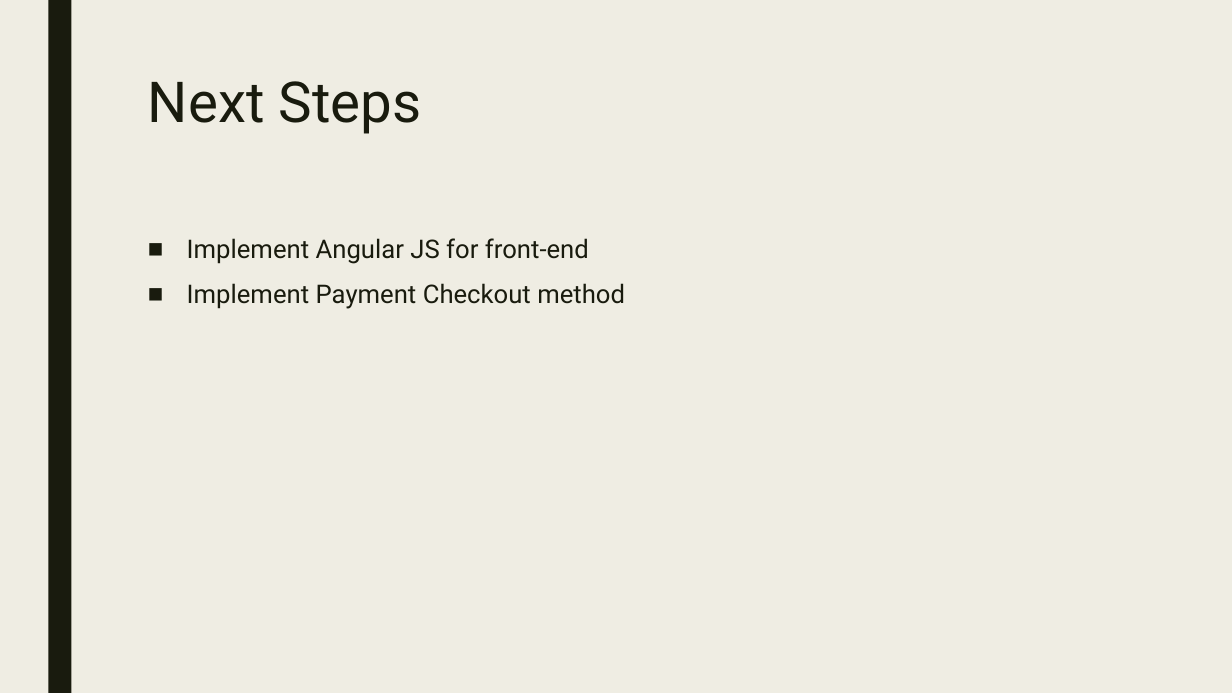
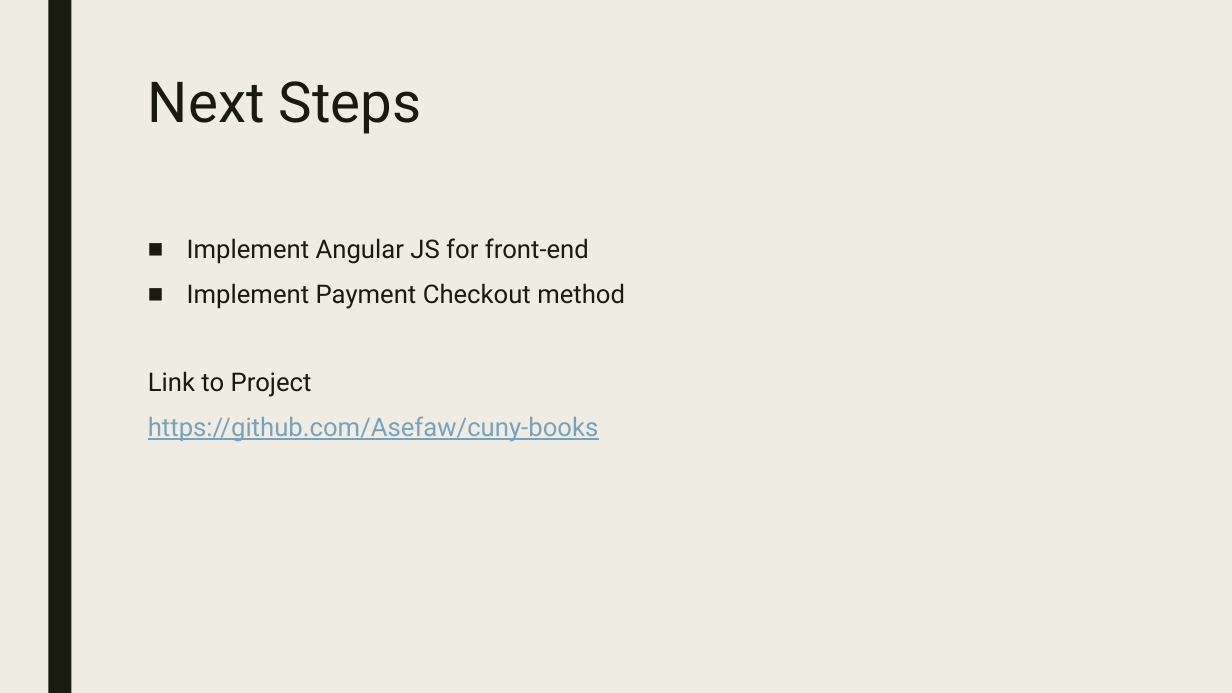
Before and after one commit to Asefaw/cuny-books, a slide deck: slide 6 of docs/Presentation.pptx. Drawn at 1232x693 pixels with LibreOffice and Linux fonts; fonts in the diff are those of the drawing. Boxes give left, top, right and bottom in pixels: in the first picture for what was removed or moved away, otherwise in the second. Text is boxed around its words. In the diff, an @@ line names an element or a change of style, - is before the commit and + after.

```diff
--- a/docs/Presentation.pptx
+++ b/docs/Presentation.pptx
@@ text at [148,371,599,442]: paragraphs added @@
+Link to Project
+https://github.com/Asefaw/cuny-books
```
Also in this commit, not shown: 2 other slides changed, 1 other file.
